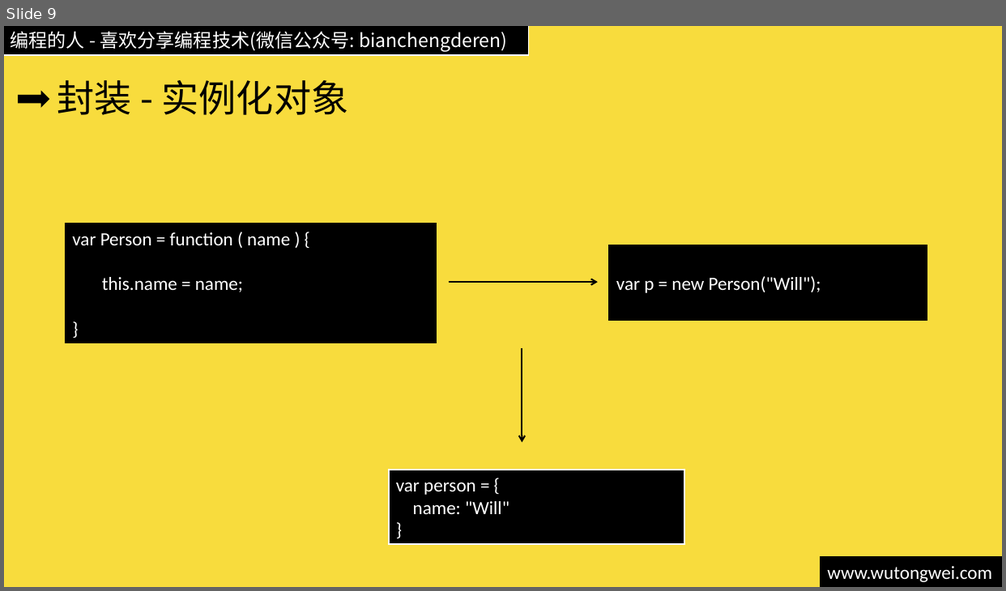
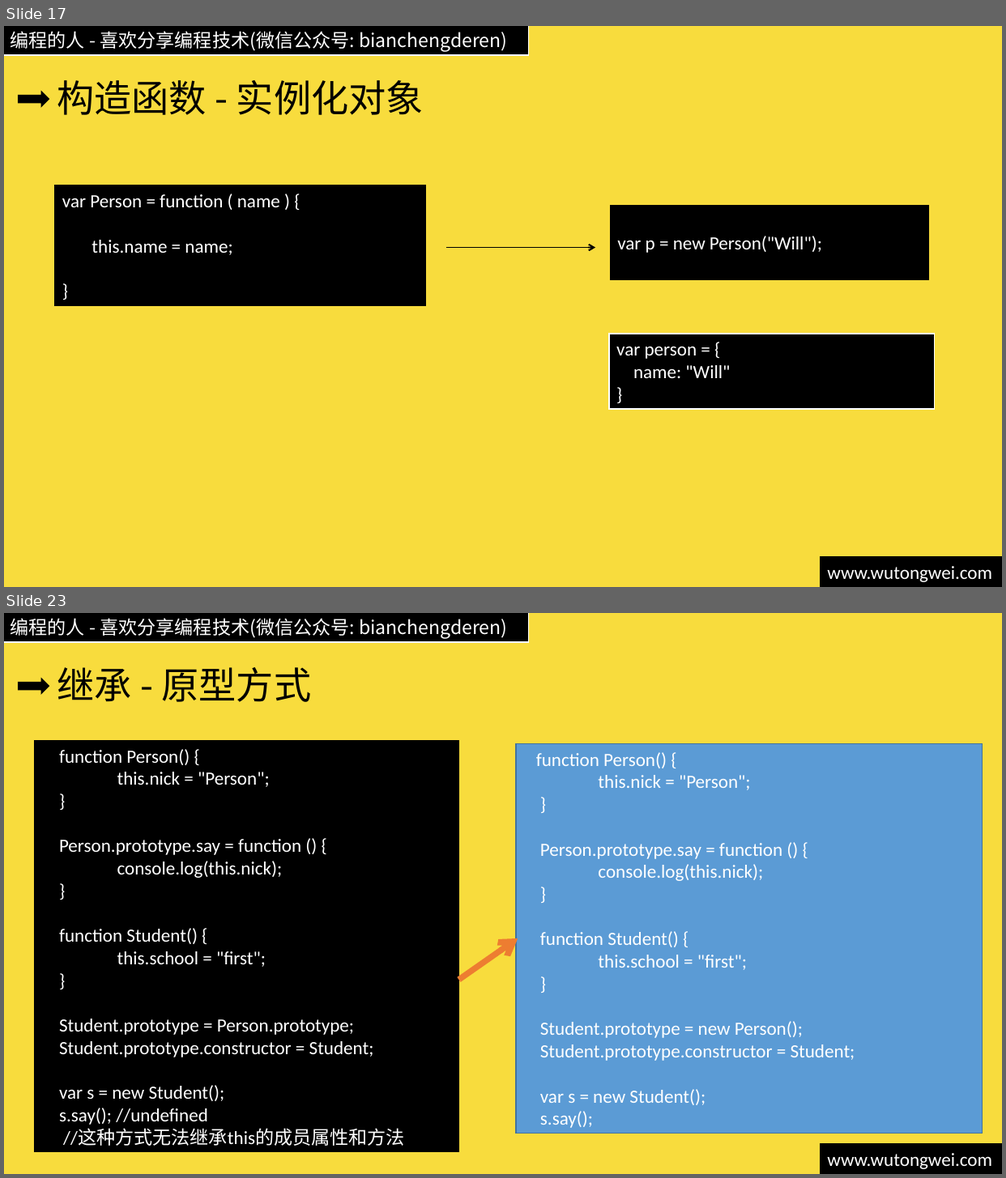
Before and after one commit to willculture/training, a slide deck: ppt/front-end/Javascript 面向对象.pptx. Shown one above the other, each under a label of ours: slide 9 before the commit, slides 17 and 23 after it; the slides between them are not shown. The pictures are 1006x591 and 1006x1178 pixels, drawn with LibreOffice and Linux fonts; fonts in the diff are those of the drawing. Boxes give left, top, right and bottom in pixels: in the first picture for what was removed or moved away, otherwise in the second. Text is boxed around its words. In the diff, an @@ line names an element or a change of style, - is before the commit and + after.

```diff
--- a/ppt/front-end/Javascript 面向对象.pptx
+++ b/ppt/front-end/Javascript 面向对象.pptx
@@ slide 23 added at bbox=[4, 613, 1002, 1174], background #F8DC3D; not listed: 3 template elements that a slide beside it also shows @@
@@ title added at bbox=[57, 667, 311, 702], 36 pt, text #000000 @@
+继承 - 原型方式
@@ rectangle added at bbox=[35, 740, 458, 1152], fill #000000, outline #000000 1 pt, 18 pt, text #FFFFFF @@
+function Person() {
+this.nick = "Person";
+}
+Person.prototype.say = function () {
+console.log(this.nick);
+}
+function Student() {
+this.school = "first";
+}
+Student.prototype = Person.prototype;
+Student.prototype.constructor = Student;
+var s = new Student();
+s.say(); //undefined
+//这种方式无法继承this的成员属性和方法
@@ rectangle added at bbox=[516, 744, 982, 1133], fill #5B9BD5, outline #43739E 1 pt, 18 pt, text #FFFFFF @@
+function Person() {
+this.nick = "Person";
+}
+Person.prototype.say = function () {
+console.log(this.nick);
+}
+function Student() {
+this.school = "first";
+}
+Student.prototype = new Person();
+Student.prototype.constructor = Student;
+var s = new Student();
+s.say();
@@ arrow added from (459, 980) to (518, 939), #ED7D31 5.75 pt @@
@@ what was slide 9 is now slide 17 @@
@@ slide 17 changed as well @@
@@ title at bbox=[57, 80, 424, 115]: text changed @@
-封装 - 实例化对象
+构造函数 - 实例化对象
@@ rectangle "var Person = function ( ...": place and size @@
-rectangle "var Person = function ( ..." at bbox=[66, 224, 436, 344]
+rectangle "var Person = function ( ..." at bbox=[55, 186, 425, 305]
@@ rectangle "var p = new Person("Will");": place and size @@
-rectangle "var p = new Person("Will");" at bbox=[609, 246, 927, 320]
+rectangle "var p = new Person("Will");" at bbox=[611, 205, 928, 280]
@@ arrow moved from (449, 282) - (598, 282) to (446, 248) - (595, 248) @@
@@ rectangle "var person = {": place and size @@
-rectangle "var person = {" at bbox=[389, 470, 685, 544]
+rectangle "var person = {" at bbox=[610, 335, 935, 409]
@@ arrow removed from (522, 348) to (522, 443) @@
```
Also in this commit, not shown: 5 other slides changed, 22 other slides added, 9 slides removed, 3 other files.
